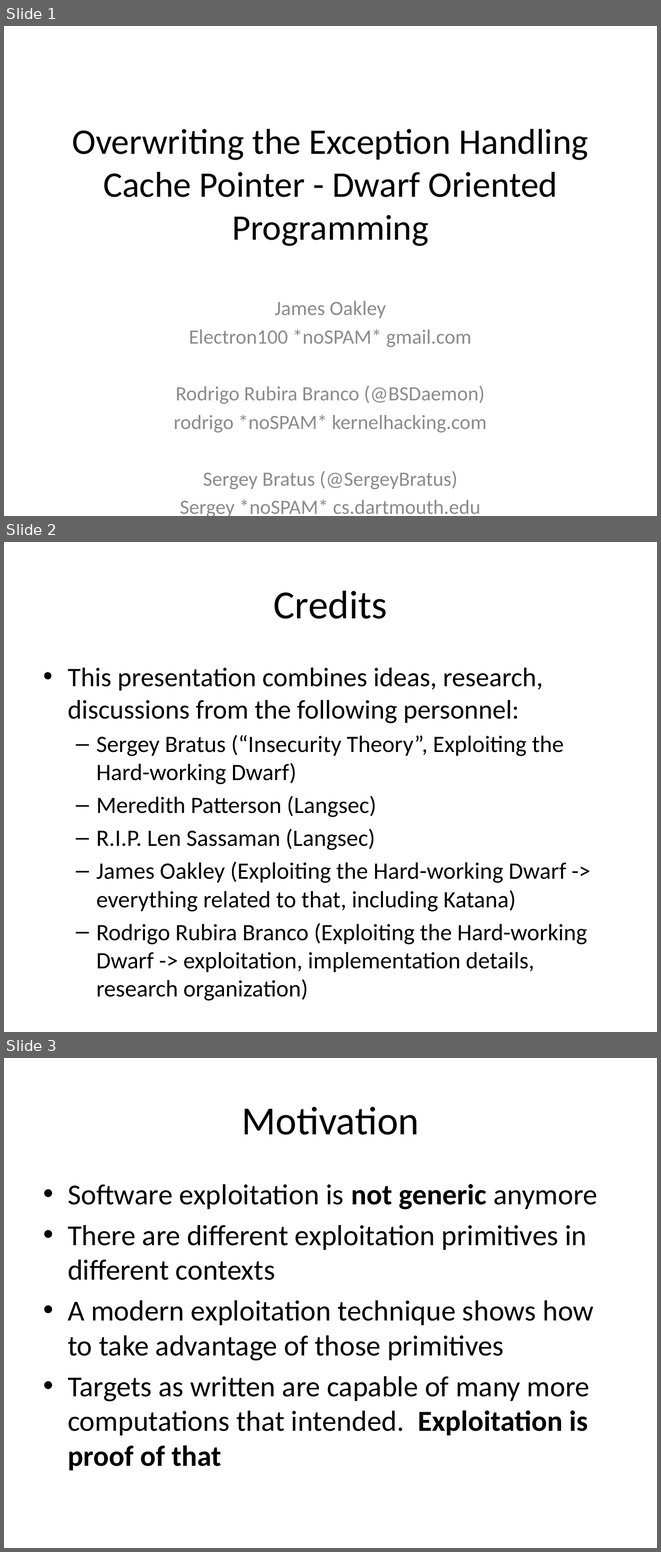
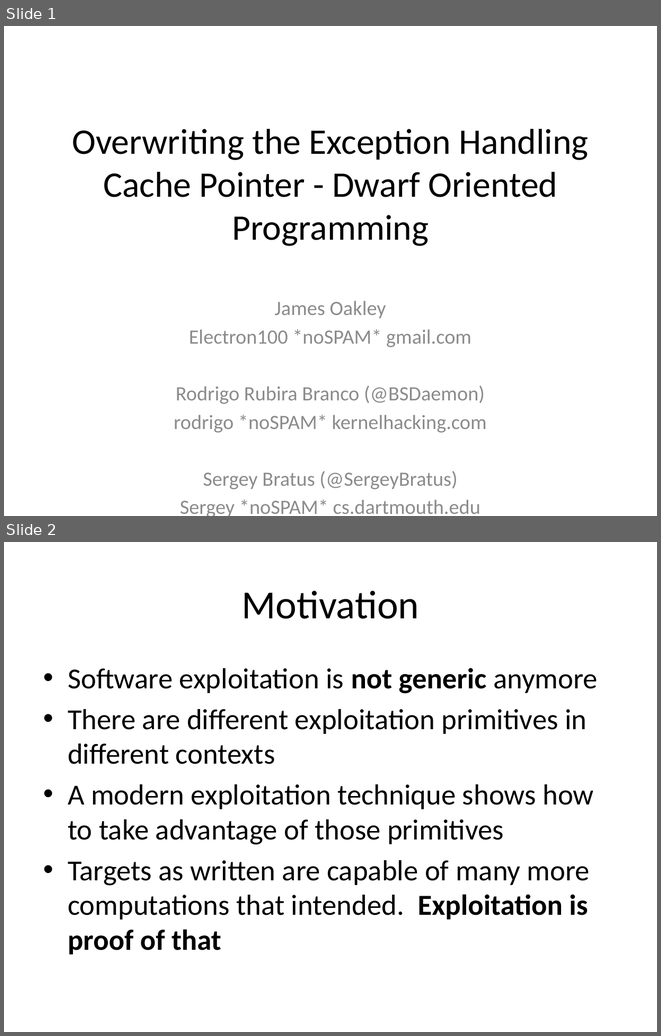
Before and after one commit to rrbranco/Defcon2012, a slide deck: JamesSergeyRodrigoDefcon2012.pptx. Shown one above the other, each under a label of ours: slides 1, 2 and 3 before the commit, slides 1 and 2 after it. The pictures are 661x1552 and 661x1036 pixels, drawn with LibreOffice and Linux fonts; fonts in the diff are those of the drawing. Boxes give left, top, right and bottom in pixels: in the first picture for what was removed or moved away, otherwise in the second. Text is boxed around its words. In the diff, an @@ line names an element or a change of style, - is before the commit and + after.

```diff
--- a/JamesSergeyRodrigoDefcon2012.pptx
+++ b/JamesSergeyRodrigoDefcon2012.pptx
@@ slide 2 removed at (4,542,657,1032), background #FFFFFF @@
@@ title removed at (274,590,387,619) @@
-Credits
@@ text removed at (68,668,587,972) @@
-• This presentation combines ideas, research, discussions from the following personnel:
-  – Sergey Bratus (“Insecurity Theory”, Exploiting the Hard-working Dwarf)
-  – Meredith Patterson (Langsec)
-  – R.I.P. Len Sassaman (Langsec)
-  – James Oakley (Exploiting the Hard-working Dwarf -> everything related to that, including Katana)
-  – Rodrigo Rubira Branco (Exploiting the Hard-working Dwarf -> exploitation, implementation details, research organization)
@@ what was slide 3 is now slide 2 @@
```
Also in this commit, not shown: 11 slides changed, 1 slide added.
